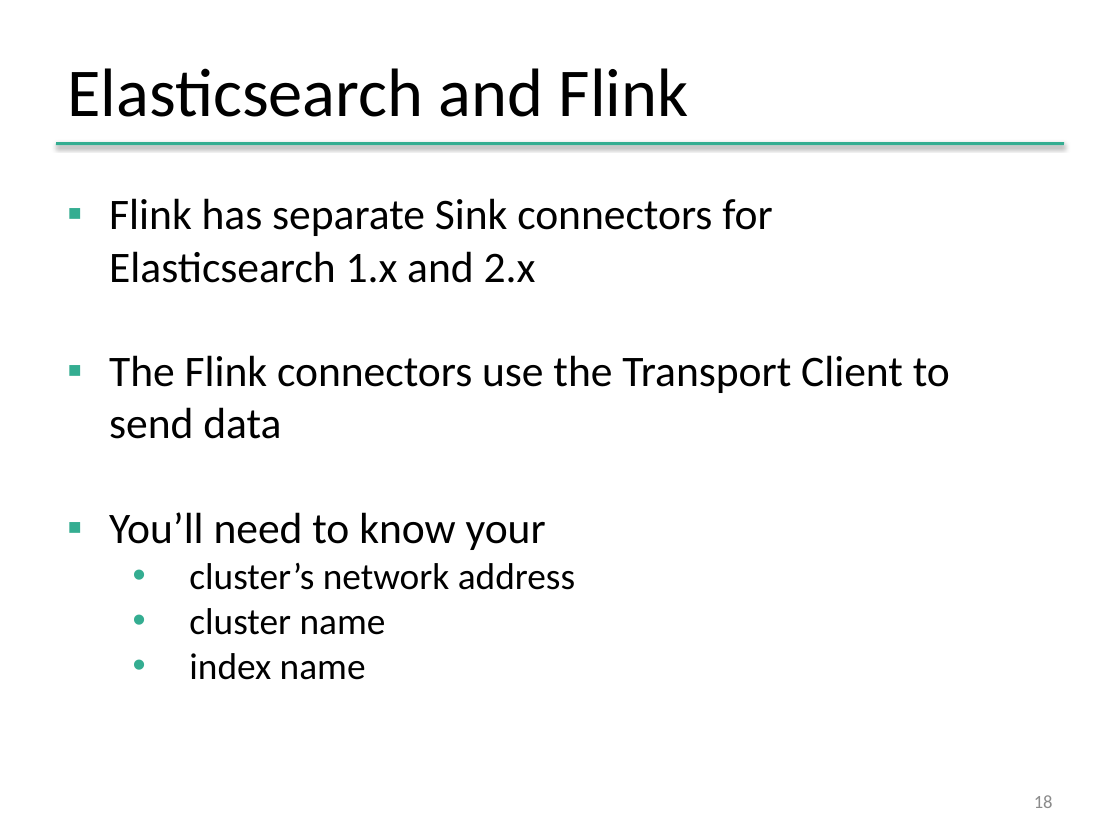
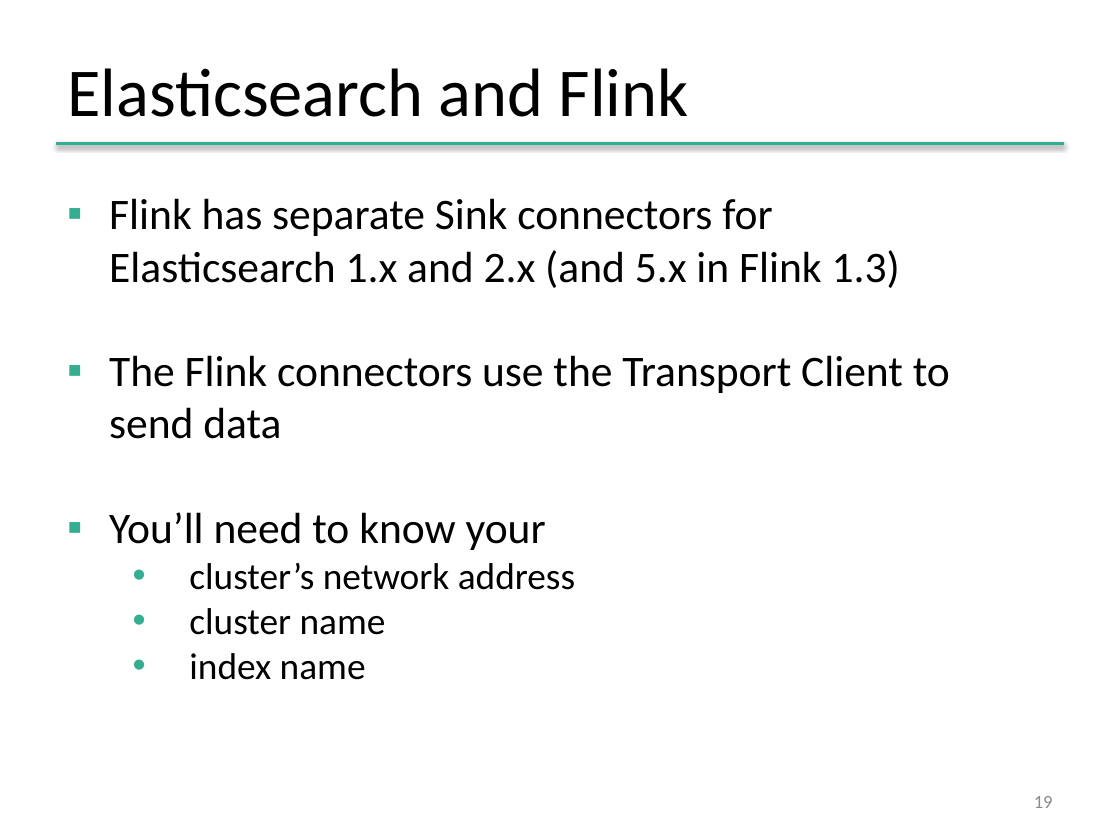
Before and after one commit to dataArtisans/flink-training-web, a slide deck: slide 19 of slides/flink_stream_connectors.pptx (slide 18 before the commit). Drawn at 1120x840 pixels with LibreOffice and Linux fonts; fonts in the diff are those of the drawing; background and template pictures are left out. Boxes give left, top, right and bottom in pixels: in the first picture for what was removed or moved away, otherwise in the second. Text is boxed around its words. In the diff, an @@ line names an element or a change of style, - is before the commit and + after.

Commit message:
Updated for Flink 1.2

```diff
--- a/slides/flink_stream_connectors.pptx
+++ b/slides/flink_stream_connectors.pptx
@@ text at [109,198,900,288]: text changed @@
-▪ Flink has separate Sink connectors for
-  Elasticsearch 1.x and 2.x
+▪ Flink has separate Sink connectors for
+  Elasticsearch 1.x and 2.x (and 5.x in Flink 1.3)
@@ page number at [1034,796,1053,808]: text changed @@
-18
+19
```
Also in this commit, not shown: 4 other slides changed, 1 slide added, 14 other files.
